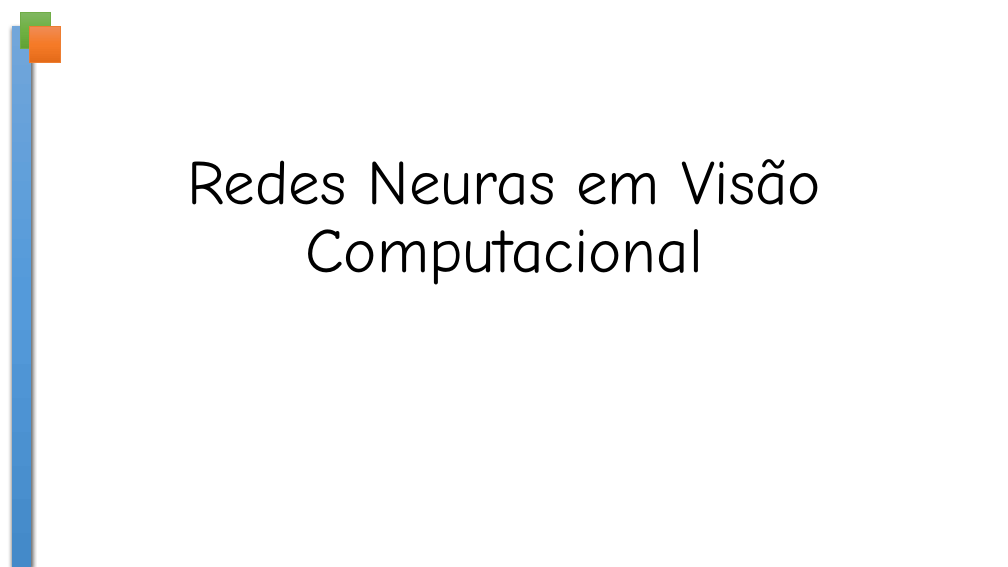
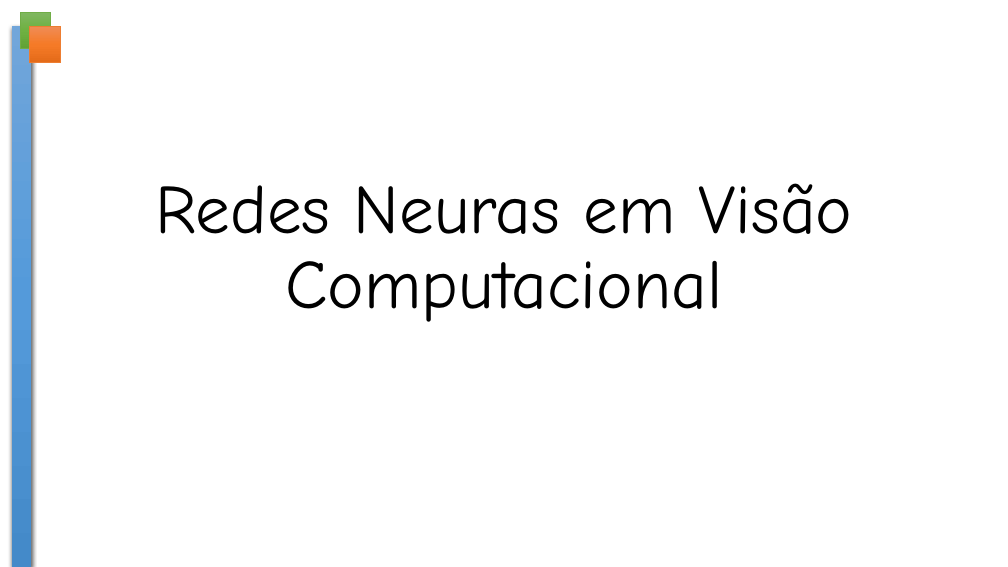
Before and after one commit to crazynds/FindHumanTouchIA, a slide deck: slide 1 of docs/Redes Neuras em Visão Computacional.pptx. Drawn at 1008x567 pixels with LibreOffice and Linux fonts; fonts in the diff are those of the drawing; background and template pictures are left out. Boxes give left, top, right and bottom in pixels: in the first picture for what was removed or moved away, otherwise in the second. Text is boxed around its words. In the diff, an @@ line names an element or a change of style, - is before the commit and + after.

```diff
--- a/docs/Redes Neuras em Visão Computacional.pptx
+++ b/docs/Redes Neuras em Visão Computacional.pptx
@@ title "Redes Neuras em Visão Computacional" at (155,183,853,322): size 60 to 66 pt @@
```
Also in this commit, not shown: 4 other slides changed, 1 slide added, 1 slide removed, 3 other files.
